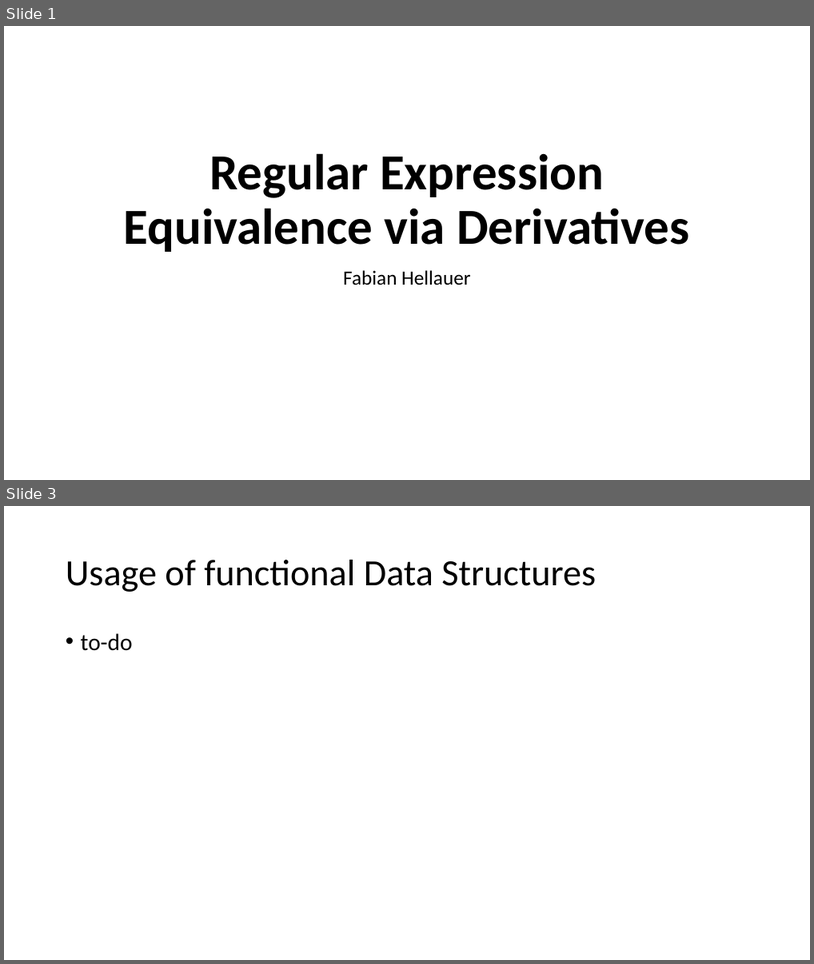
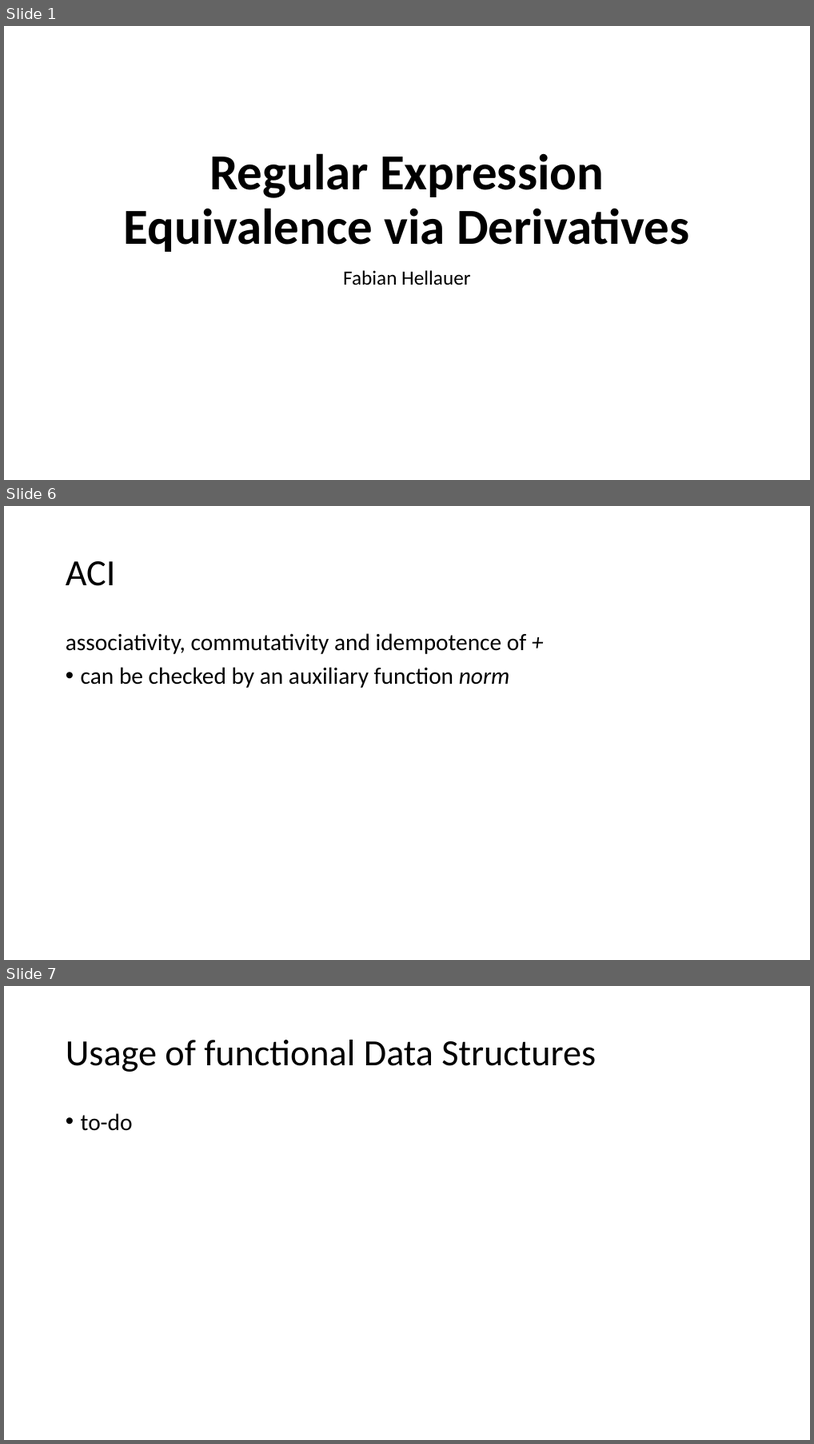
Before and after one commit to Helli/fds_seminar, a slide deck: slides.pptx. Shown one above the other, each under a label of ours: slides 1 and 3 before the commit, slides 1, 6 and 7 after it; the slides between them are not shown. The pictures are 814x964 and 814x1444 pixels, drawn with LibreOffice and Linux fonts; fonts in the diff are those of the drawing. Boxes give left, top, right and bottom in pixels: in the first picture for what was removed or moved away, otherwise in the second. Text is boxed around its words. In the diff, an @@ line names an element or a change of style, - is before the commit and + after.

```diff
--- a/slides.pptx
+++ b/slides.pptx
@@ slide 6 added at bbox=[4, 506, 810, 960], background #FFFFFF @@
@@ title added at bbox=[66, 561, 116, 586], 44 pt, text #000000 @@
+ACI
@@ text added at bbox=[66, 633, 526, 688], 28 pt, text #000000 @@
+associativity, commutativity and idempotence of +
+• can be checked by an auxiliary function norm
@@ what was slide 3 is now slide 7 @@
```
Also in this commit, not shown: 1 slide changed, 4 other slides added, 3 other files.
